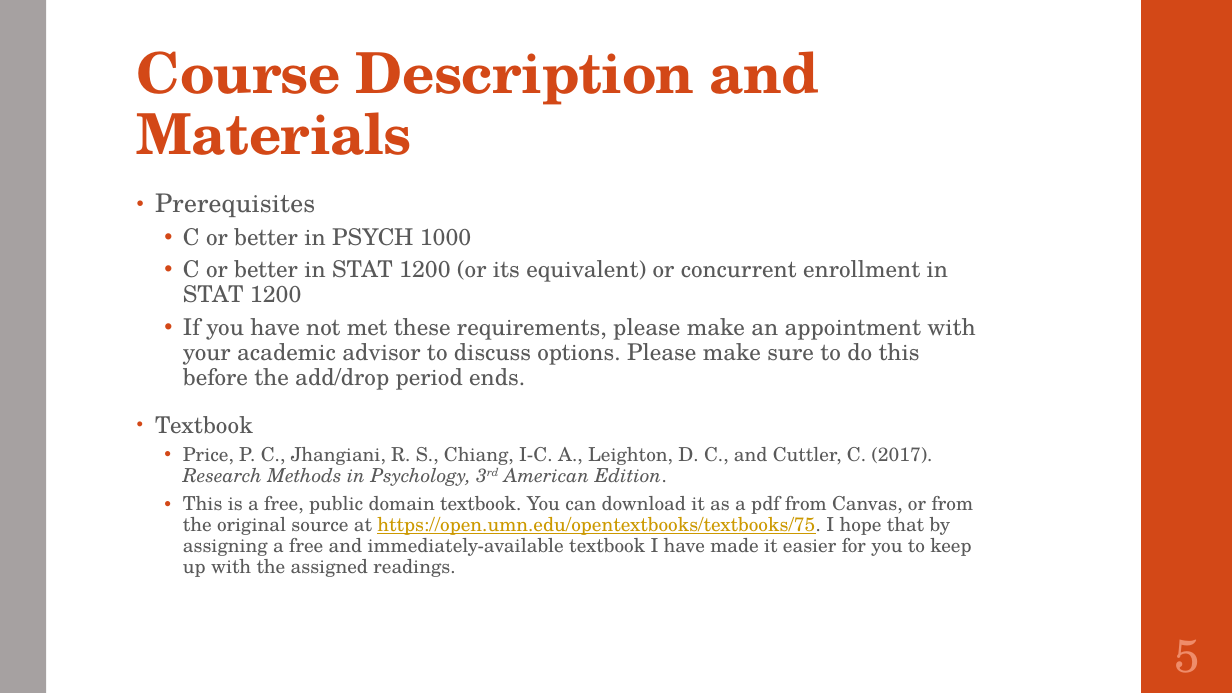
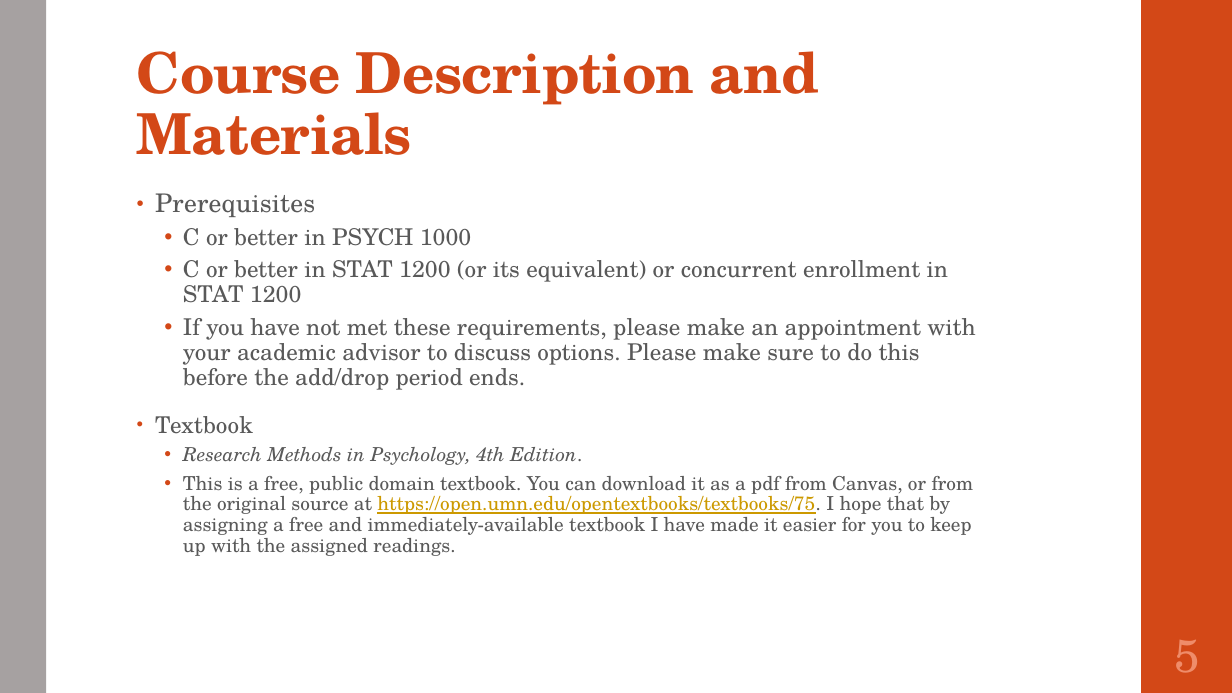
Before and after one commit to scofieldjohn/research_methods_in_psych, a slide deck: slide 5 of week0/week_zero_lecture.pptx. Drawn at 1232x693 pixels with LibreOffice and Linux fonts; fonts in the diff are those of the drawing. Boxes give left, top, right and bottom in pixels: in the first picture for what was removed or moved away, otherwise in the second. Text is boxed around its words. In the diff, an @@ line names an element or a change of style, - is before the commit and + after.

```diff
--- a/week0/week_zero_lecture.pptx
+++ b/week0/week_zero_lecture.pptx
@@ text at box(183, 447, 582, 465): text changed; italic on @@
-  • Price, P. C., Jhangiani, R. S., Chiang, I-C. A., Leighton, D. C., and Cuttler, C. (2017). Research Methods in Psychology, 3rd American Edition.
+  • Research Methods in Psychology, 4th Edition.
```
Also in this commit, not shown: 2 other slides changed, 5 other files.
